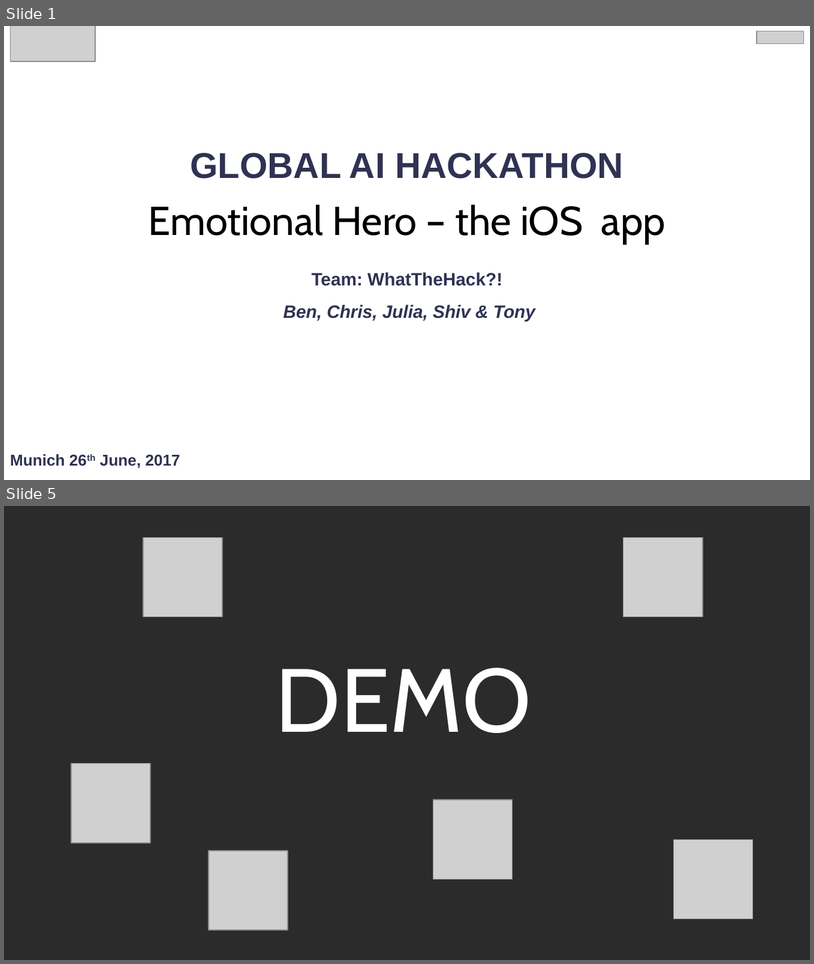
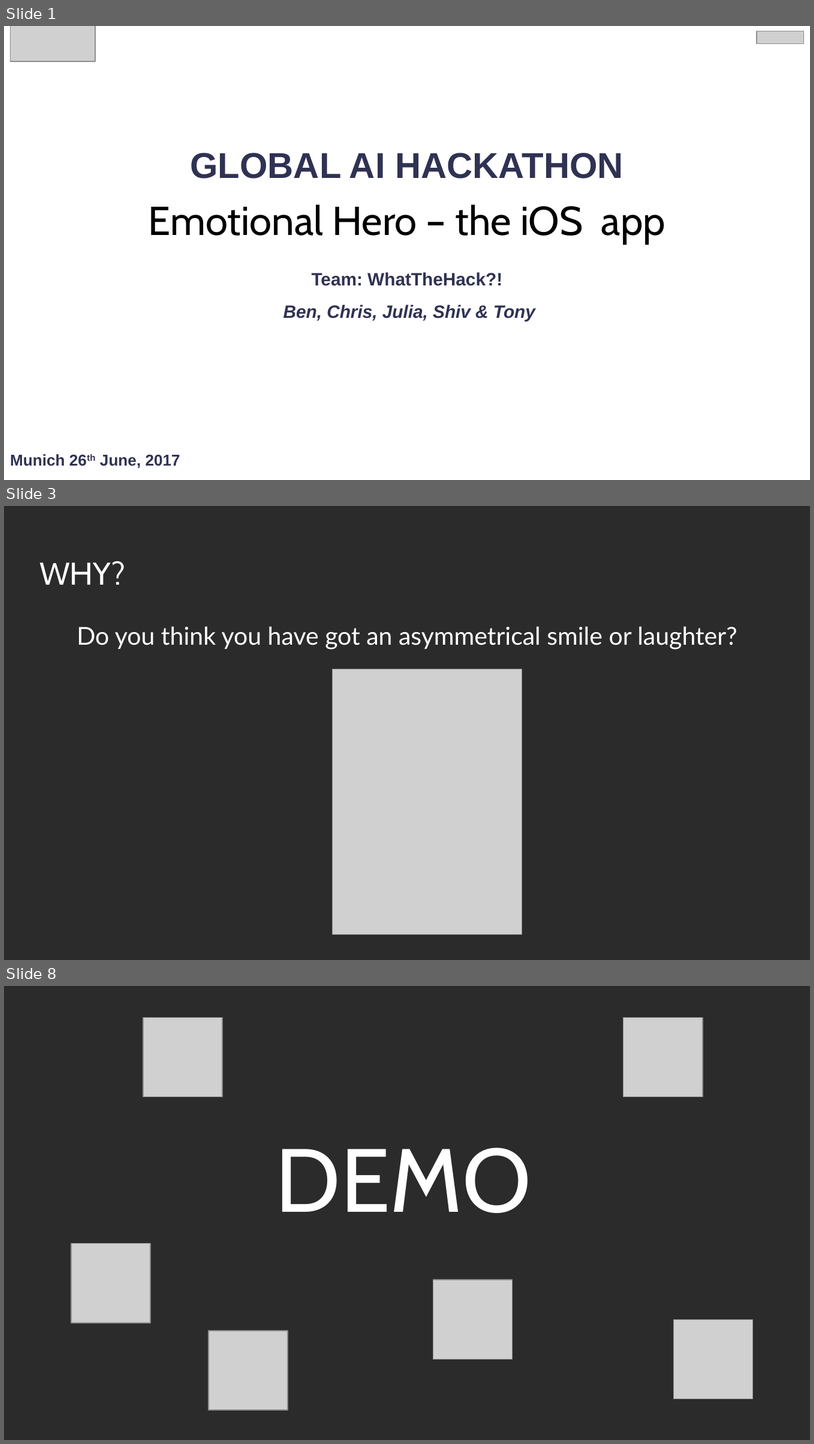
Before and after one commit to b3nk4n/AI-Hackathon, a slide deck: docs/AI Hackathon - Presentation.pptx. Shown one above the other, each under a label of ours: slides 1 and 5 before the commit, slides 1, 3 and 8 after it; the slides between them are not shown. The pictures are 814x964 and 814x1444 pixels, drawn with LibreOffice and Linux fonts; fonts in the diff are those of the drawing; grey boxes stand for pictures; background and template pictures are left out; a plain dark background stands for a picture behind light text. Boxes give left, top, right and bottom in pixels: in the first picture for what was removed or moved away, otherwise in the second. Text is boxed around its words. In the diff, an @@ line names an element or a change of style, - is before the commit and + after.

```diff
--- a/docs/AI Hackathon - Presentation.pptx
+++ b/docs/AI Hackathon - Presentation.pptx
@@ slide 3 added at (4, 506, 810, 960), background picture (left out) @@
@@ title added at (39, 561, 125, 585), 28 pt, text #FFFFFF @@
+WHY?
@@ text added at (77, 626, 737, 649), 22 pt, text #FFFFFF @@
+Do you think you have got an asymmetrical smile or laughter?
@@ picture added at (333, 669, 522, 934) @@
@@ what was slide 5 is now slide 8 @@
```
Also in this commit, not shown: 5 slides changed, 4 other slides added, 1 slide removed.
